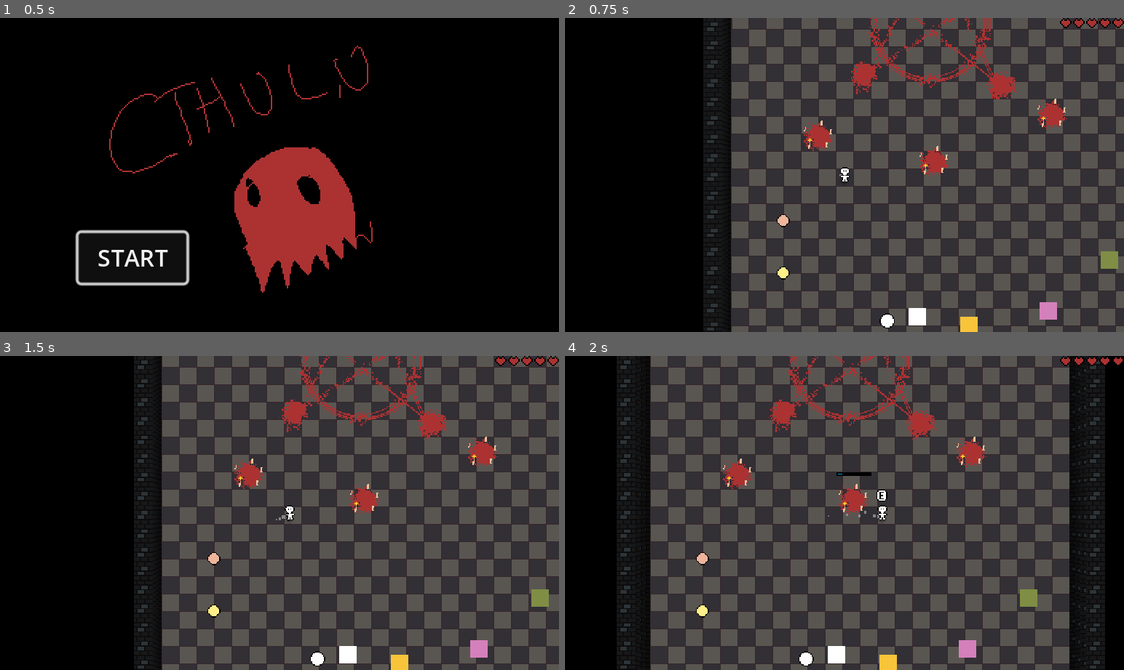
Above: before the commit, frames 1-4 (two rows, left to right).
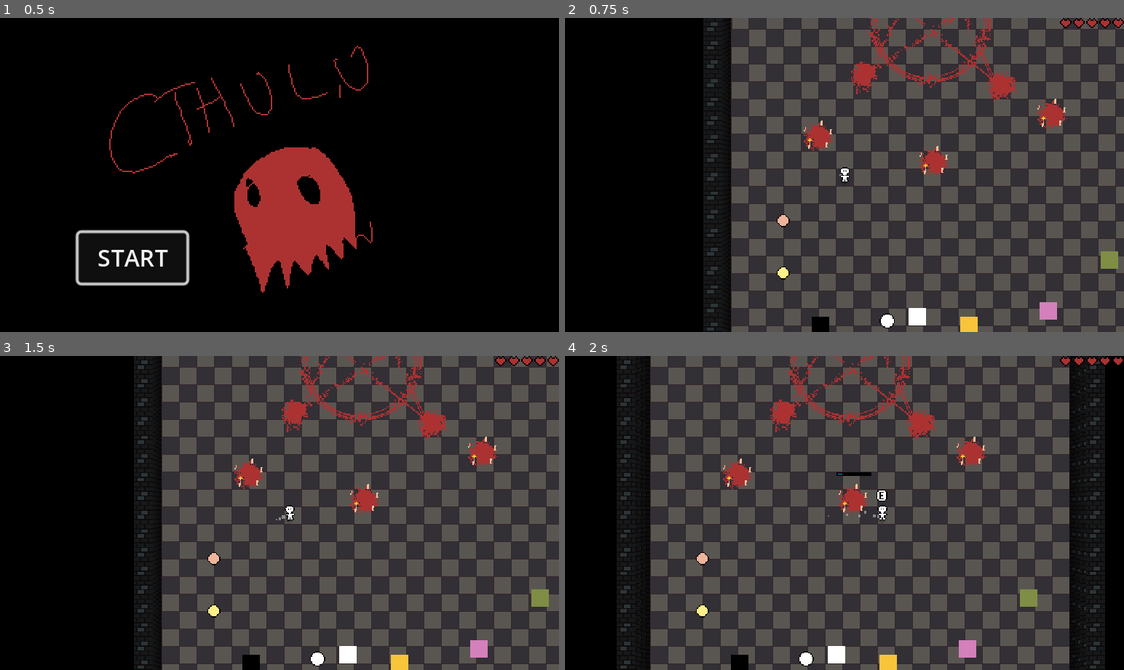
Above: after the commit, the same moments.

Repository: Allov/ld55
Game: Godot game, scene res://scenes/main.tscn
The game is run twice, just before and just after one commit, with the same random seed, the same clock (stepped at 60 frames per second) and the same inputs. The engine's default icon, where the game draws it, is replaced by a stand-in: a white triangle on a blue panel in a dark square.
Inputs:
- Up to frame 1 (0.5 s): no input
- Up to frame 2 (0.75 s): click "START" at 0.5 s
- Up to frame 3 (1.5 s): tap Enter at 1.25 s; hold D (move_right) from 1.28 s (still down); hold E (action) from 1.28 s (still down)
- Up to frame 4 (2 s): keep holding D (move_right); keep holding E (action)

Frame 1 is identical in both runs. In frame 2, 0.2% of the frame differs, in the area x 44-48%, y 95-100%; in frame 3, 0.2%; in frame 4, 0.2%.

Commit message:
Trash can

Diff:
--- a/scenes/kitchen.tscn
+++ b/scenes/kitchen.tscn
@@ -8,11 +8,12 @@
 [ext_resource type="Texture2D" uid="uid://b6nawrjt620yv" path="res://assets/cooking_station_c.png" id="6_5wowo"]
 [ext_resource type="PackedScene" uid="uid://35hhfhr26brw" path="res://scenes/plate.tscn" id="7_e4vjx"]
 [ext_resource type="PackedScene" uid="uid://c47xynln6fcmm" path="res://scenes/summon_guard_station.tscn" id="8_dcn42"]
-[ext_resource type="PackedScene" uid="uid://b8ecdp4g5tyep" path="res://scenes/summon_enemy_station.tscn" id="9_85o4o"]
+[ext_resource type="PackedScene" path="res://scenes/summon_enemy_station.tscn" id="9_85o4o"]
 [ext_resource type="Texture2D" uid="uid://cihsr10066tvu" path="res://assets/summoning-circle.png" id="10_b7unu"]
 [ext_resource type="PackedScene" uid="uid://bi6qg2adhbgrs" path="res://scenes/enemies/enemy2.tscn" id="11_1v3y2"]
 [ext_resource type="PackedScene" uid="uid://dax2c82gpwk0b" path="res://scenes/enemies/enemy1.tscn" id="11_hmfi8"]
-[ext_resource type="PackedScene" path="res://scenes/plate_station.tscn" id="12_m7t8w"]
+[ext_resource type="PackedScene" uid="uid://cy4gh8iuagoac" path="res://scenes/plate_station.tscn" id="12_m7t8w"]
+[ext_resource type="PackedScene" uid="uid://du8ixkjq3nhy" path="res://scenes/trash.tscn" id="14_iitpv"]
 
 [node name="Kitchen" type="Node2D"]
 
@@ -110,6 +111,9 @@
 [node name="PlateStation" parent="." instance=ExtResource("12_m7t8w")]
 position = Vector2(171, 184)
 
+[node name="Trash" parent="." instance=ExtResource("14_iitpv")]
+position = Vector2(82, 192)
+
 [editable path="CookingStationB"]
 [editable path="CookingStationC"]
 [editable path="IngredientA"]
--- /dev/null
+++ b/scenes/trash.tscn
@@ -0,0 +1,18 @@
+[gd_scene load_steps=4 format=3 uid="uid://du8ixkjq3nhy"]
+
+[ext_resource type="Script" path="res://scripts/trash.gd" id="1_6rprc"]
+[ext_resource type="Texture2D" uid="uid://siphepiqrj28" path="res://assets/trash.png" id="2_x20o1"]
+
+[sub_resource type="RectangleShape2D" id="RectangleShape2D_g4d1j"]
+size = Vector2(16, 16)
+
+[node name="Trash" type="StaticBody2D"]
+collision_layer = 8
+collision_mask = 11
+script = ExtResource("1_6rprc")
+
+[node name="Sprite" type="Sprite2D" parent="."]
+texture = ExtResource("2_x20o1")
+
+[node name="CollisionShape2D" type="CollisionShape2D" parent="."]
+shape = SubResource("RectangleShape2D_g4d1j")
--- a/scripts/player.gd
+++ b/scripts/player.gd
@@ -13,6 +13,7 @@
 var summoning_guard_station_in_range: SummoningGuardStation = null
 var summoning_enemy_station_in_range: SummoningEnemyStation = null
 var plate_station_in_range: PlateStation = null
+var thrash_in_range: Trash = null
 
 func _ready():
 	$CookArea.connect("body_entered", _on_CookArea_body_entered)
@@ -26,12 +27,15 @@
 
 	if Input.is_action_just_pressed("action"):
 
-		if object_in_range:
+		if object_in_range or object_in_range is Trash:
 			# If the player is not holding an object and an object is in range, pick it up.
 			if object_in_range is CookingStation and object_in_hand == null:
 				object_in_range.progress()
 			if object_in_range is PlateStation:
 				object_in_range.spawn_plate()
+			if object_in_range is Trash and object_in_hand != null:
+				object_in_hand.queue_free()
+				object_in_hand == null
 			if object_in_hand == null:
 				pick_up_object(object_in_range)
 			# Player is holding an object
@@ -66,7 +70,7 @@
 func get_object_in_range():
 	var objects_in_range = $GrabArea.get_overlapping_bodies()
 	for object in objects_in_range:
-		if object != object_in_hand and (object is Plate or object is CookingStation or object is PlateStation or (object is Ingredient and object.cooking == false)):
+		if object != object_in_hand and (object is Plate or object is CookingStation or object is PlateStation or object is Trash or (object is Ingredient and object.cooking == false)):
 			return object
 
 func pick_up_object(object_in_range):
@@ -138,6 +142,8 @@
 		print("In range!")
 	elif body is PlateStation:
 		plate_station_in_range = body
+	elif body is Trash:
+		thrash_in_range = body
 
 func _on_CookArea_body_exited(body):
 	if body is CookingStation:
@@ -145,6 +151,8 @@
 		print("Not in range!")
 	elif body is PlateStation:
 		cooking_station_in_range = null
+	elif body is Trash:
+		thrash_in_range = null
 
 func _on_CookArea_area_entered(area):
 	if area is SummoningGuardStation:
--- /dev/null
+++ b/scripts/trash.gd
@@ -0,0 +1,2 @@
+class_name Trash
+extends StaticBody2D
Binary file added: assets/trash.png
Not shown, added: assets/trash.png.import
Not shown: 1 places in scenes/kitchen.tscn that only renumber resources
